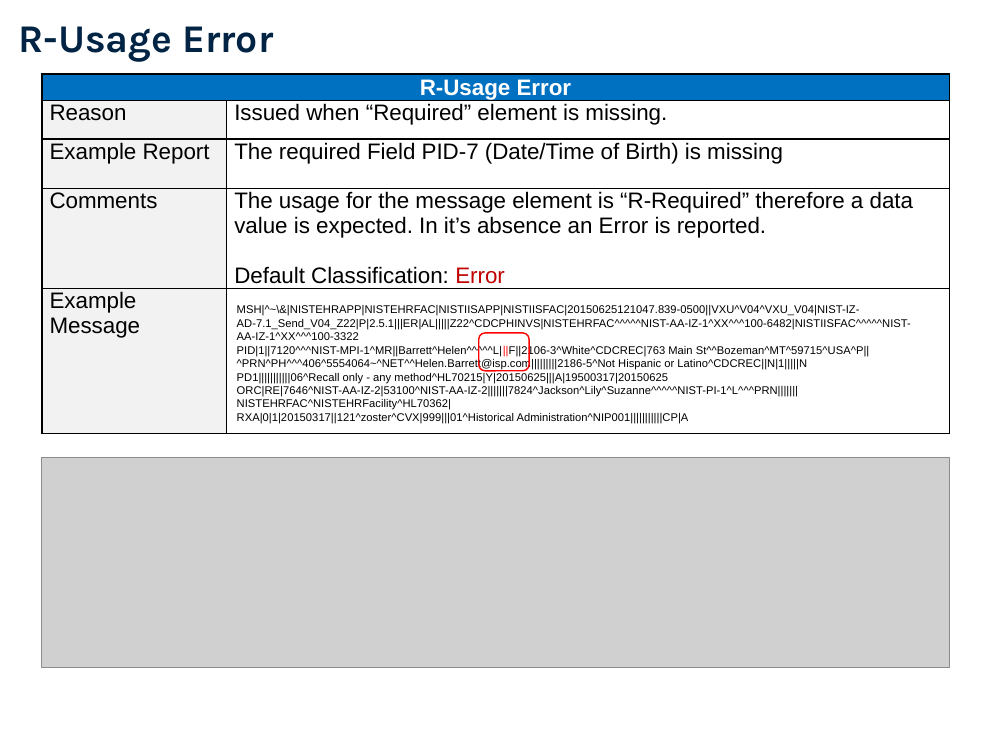
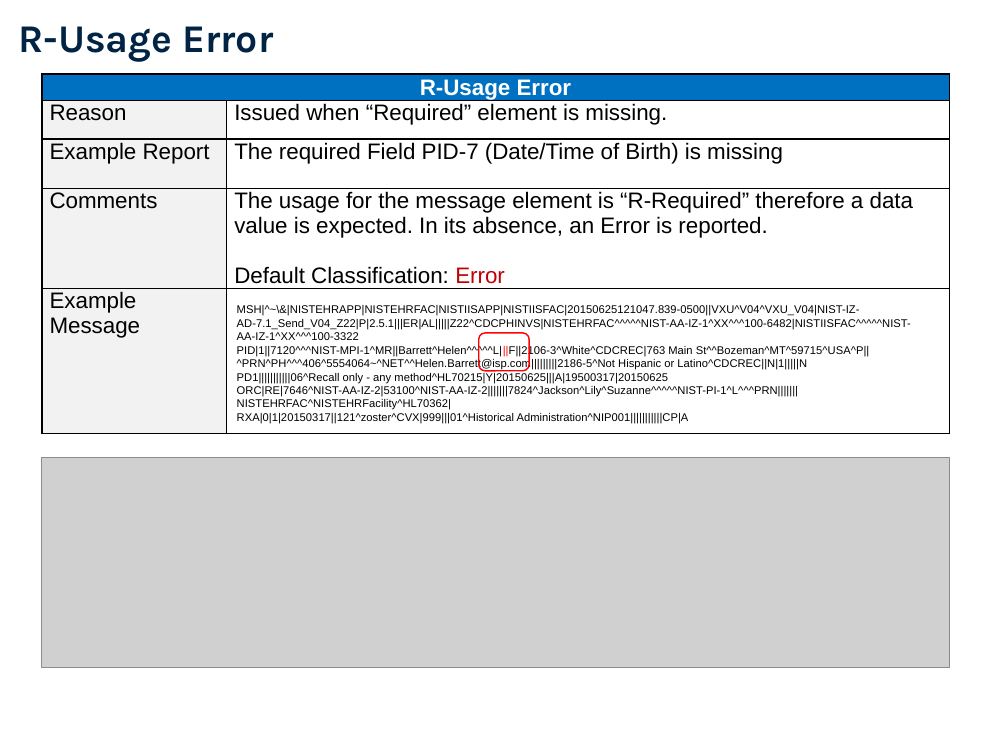
Before and after one commit to usnistgov/hit-iz-tool, a slide deck: slide 25 of hit-iz-resource/src/main/resources/Documentation/UserDocs/app/NIST-HL7v2-Understanding-Validation.pptx (slide 24 before the commit). Drawn at 1008x756 pixels with LibreOffice and Linux fonts; fonts in the diff are those of the drawing; grey boxes stand for pictures; background and template pictures are left out. Boxes give left, top, right and bottom in pixels: in the first picture for what was removed or moved away, otherwise in the second. Text is boxed around its words. In the diff, an @@ line names an element or a change of style, - is before the commit and + after.

```diff
--- a/hit-iz-resource/src/main/resources/Documentation/UserDocs/app/NIST-HL7v2-Understanding-Validation.pptx
+++ b/hit-iz-resource/src/main/resources/Documentation/UserDocs/app/NIST-HL7v2-Understanding-Validation.pptx
@@ table at box(42, 75, 950, 443) @@
-row 4, column 2: The usage for the message element is “R-Required” therefore a data value is expected. In it’s absence an Error is reported. / Default Classification: Error
+row 4, column 2: The usage for the message element is “R-Required” therefore a data value is expected. In its absence, an Error is reported. / Default Classification: Error
```
Also in this commit, not shown: 9 other slides changed, 1 slide added, 9 other files.
